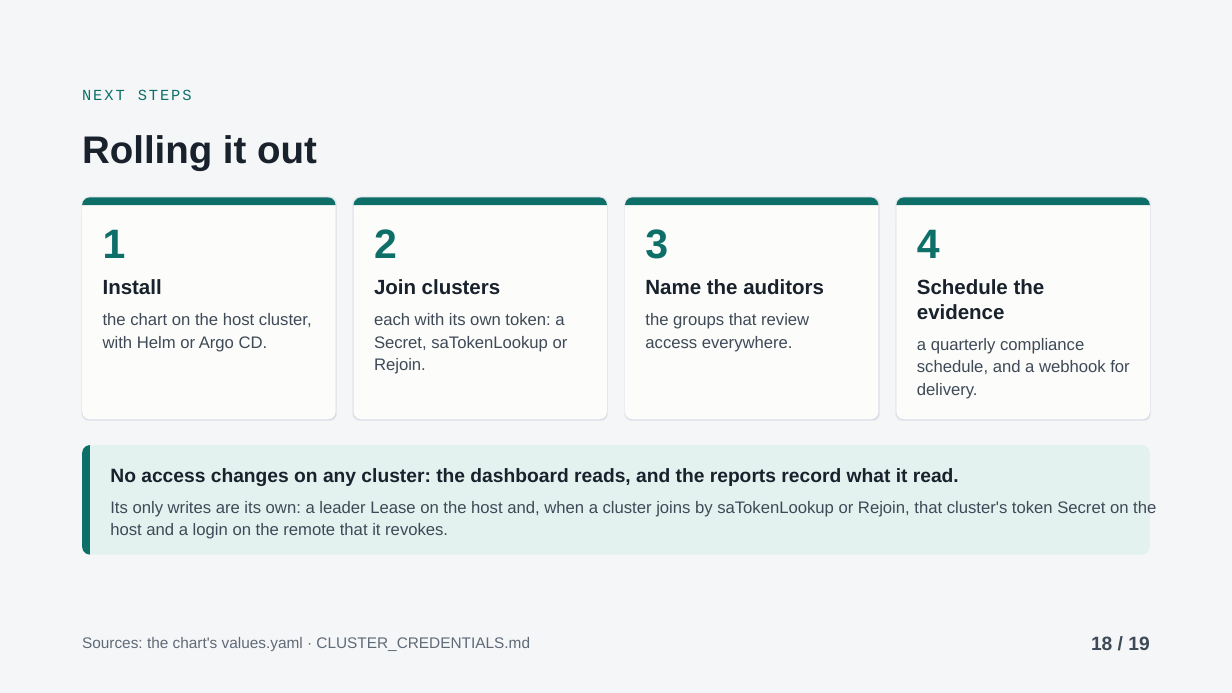
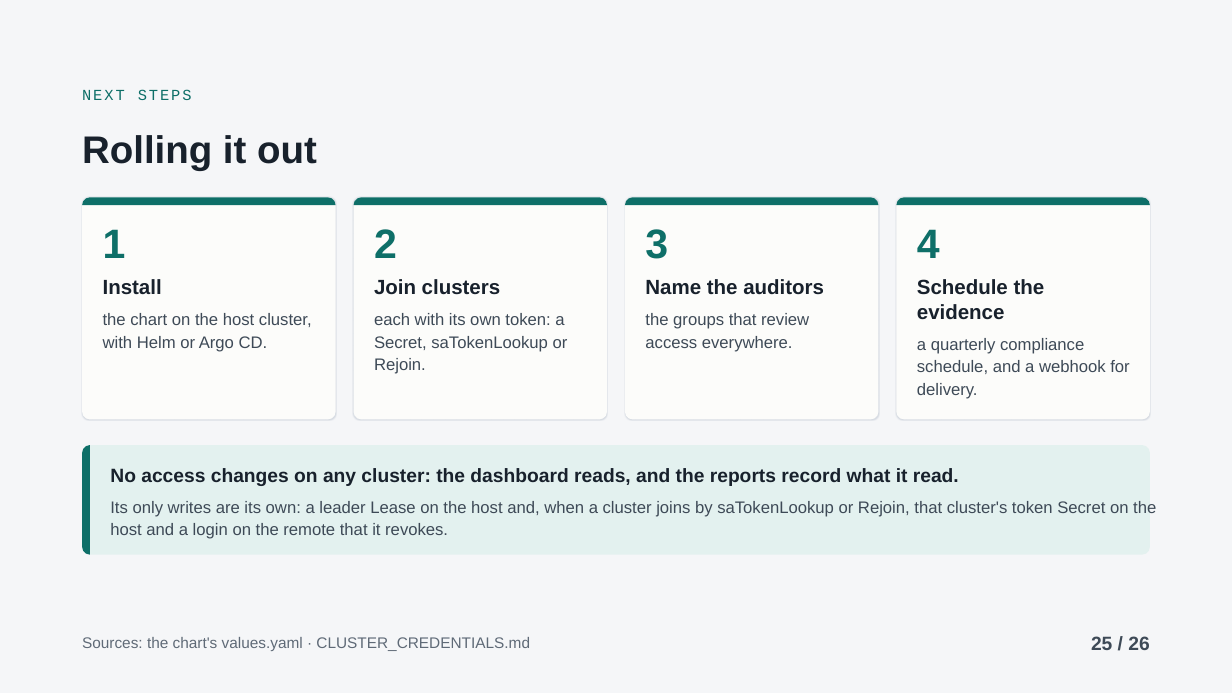
Before and after one commit to ephico2real2/group-sync-dashboard, a slide deck: slide 25 of docs/presentations/access-tracking-intro/deck.pptx (slide 18 before the commit). Drawn at 1232x693 pixels with LibreOffice and Linux fonts; fonts in the diff are those of the drawing. Boxes give left, top, right and bottom in pixels: in the first picture for what was removed or moved away, otherwise in the second. Text is boxed around its words. In the diff, an @@ line names an element or a change of style, - is before the commit and + after.

```diff
--- a/docs/presentations/access-tracking-intro/deck.pptx
+++ b/docs/presentations/access-tracking-intro/deck.pptx
@@ text at (1091,636,1149,650): text changed @@
-18 / 19
+25 / 26
```
Also in this commit, not shown: 17 other slides changed, 7 slides added, 9 other files.
